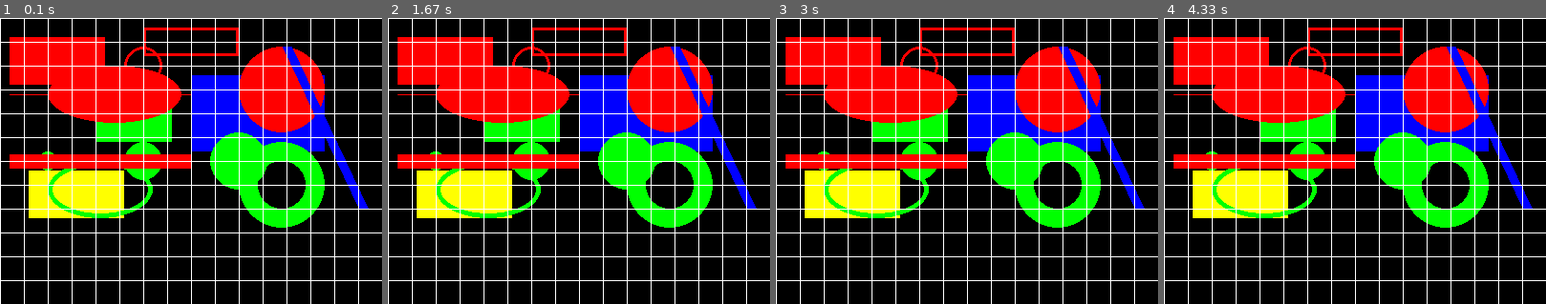
Above: before the commit, frames 1-4 (left to right).
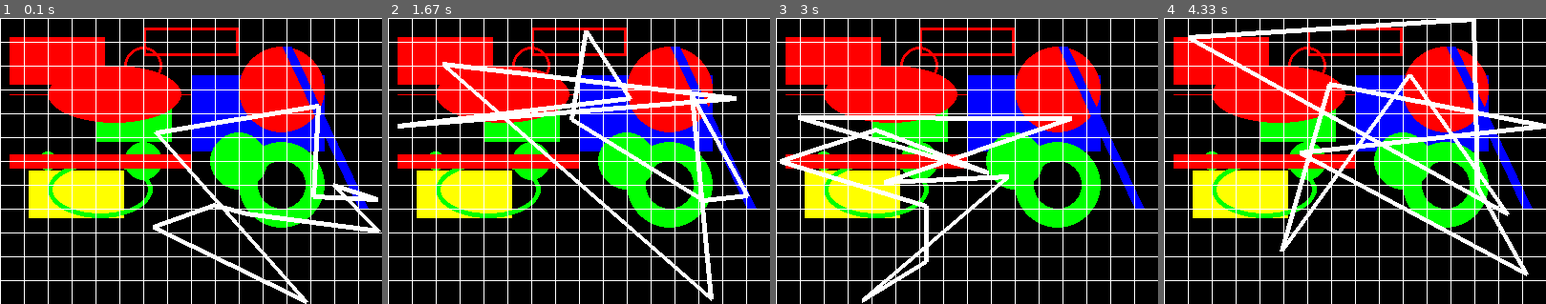
Above: after the commit, the same moments.

Repository: pipipik/py_game_01
Game: pygame game, started from draw_01.py
Same seed, same stepped clock (60 frames per second), same inputs: the game is played once before the commit and once after it.
Inputs:
- Up to frame 1 (0.1 s): no input
- Up to frame 2 (1.67 s): no input
- Up to frame 3 (3 s): no input
- Up to frame 4 (4.33 s): no input

The runs differ from the first frame. In frame 1, 3.8% of the frame differs, in the area x 40-100%, y 30-100%; in frame 2, 6.6%; in frame 3, 5.3%; in frame 4, 7.7%, in the area x 6-100%, y 0-91%.

Commit message:
draw_lines

Diff:
--- a/draw_01.py
+++ b/draw_01.py
@@ -1,5 +1,6 @@
-"""draw_04_1.py"""
+"""draw_05.py"""
 import sys
+import random
 import pygame
 from pygame.locals import QUIT, Rect
 
@@ -73,8 +74,17 @@
     for ypos in range(0, 300, 25): #0から300まで25ずつの幅で増加するypos(y座標)
       pygame.draw.line(SURFACE, 0xFFFFFF, (0, ypos), (400, ypos))
 
+    # 複数の点を結ぶ線
+    # lines(SURFACE: ベース画面オブジェクト, color: 色, closed: 始点と終点を結ぶか, pointlist: 点のリスト, width: 線の幅)
+    pointlist = [] # 点のリストを初期化
+    for _ in range(10): # 乱数で10個の点を生成
+      xpos = random.randint(0, 400)
+      ypos = random.randint(0, 300)
+      pointlist.append((xpos, ypos))
+    pygame.draw.lines(SURFACE, (255, 255, 255), True, pointlist, 5)
+
     pygame.display.update() # プログラム中に描画した内容を画面に反映
-    FPSCLOCK.tick(10) # 1秒間に10回ループが実行
+    FPSCLOCK.tick(1) # 1秒間に10回ループが実行
 
 # 自ファイルから開始された時にmain関数が実行
 if __name__ == '__main__':
